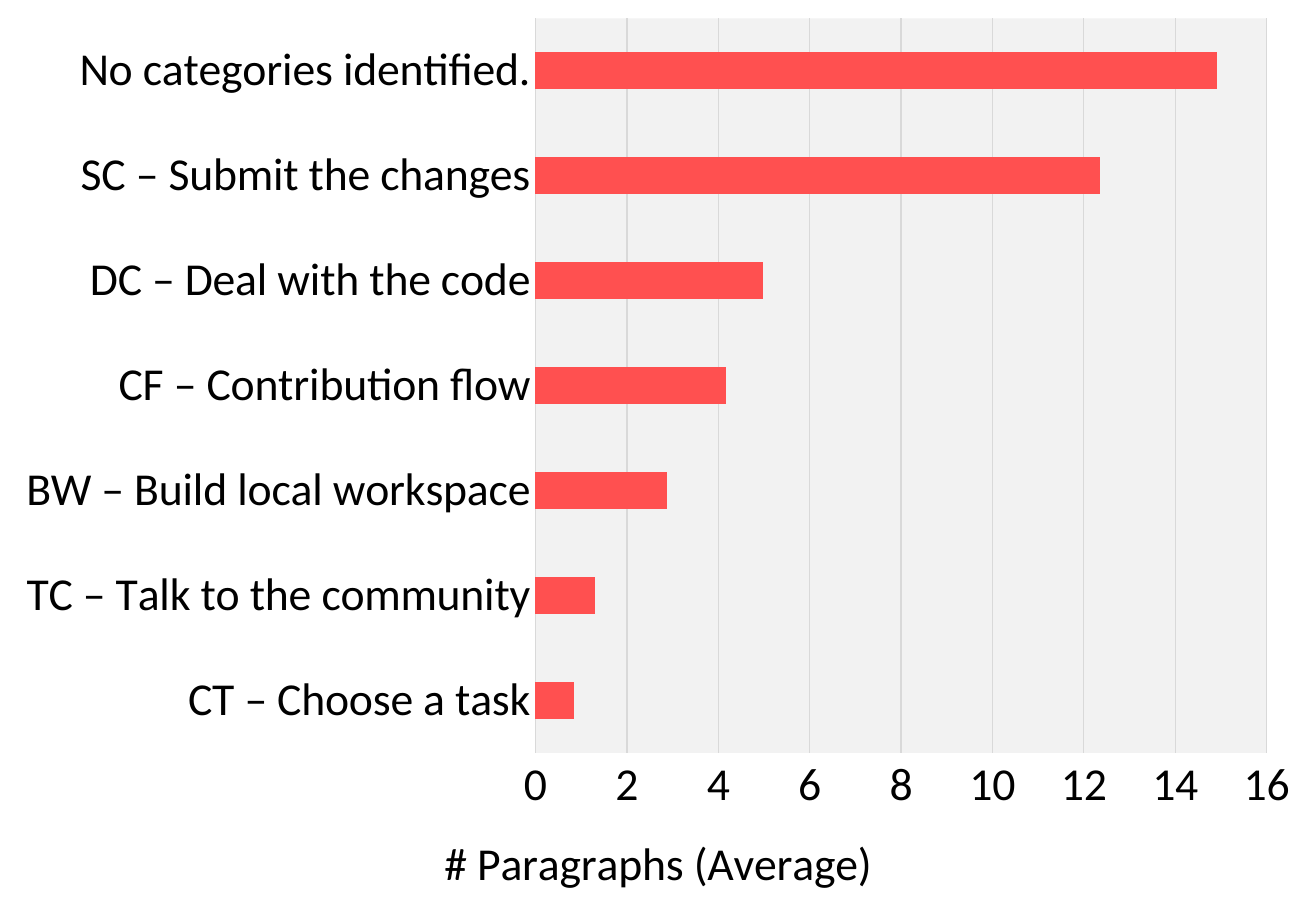
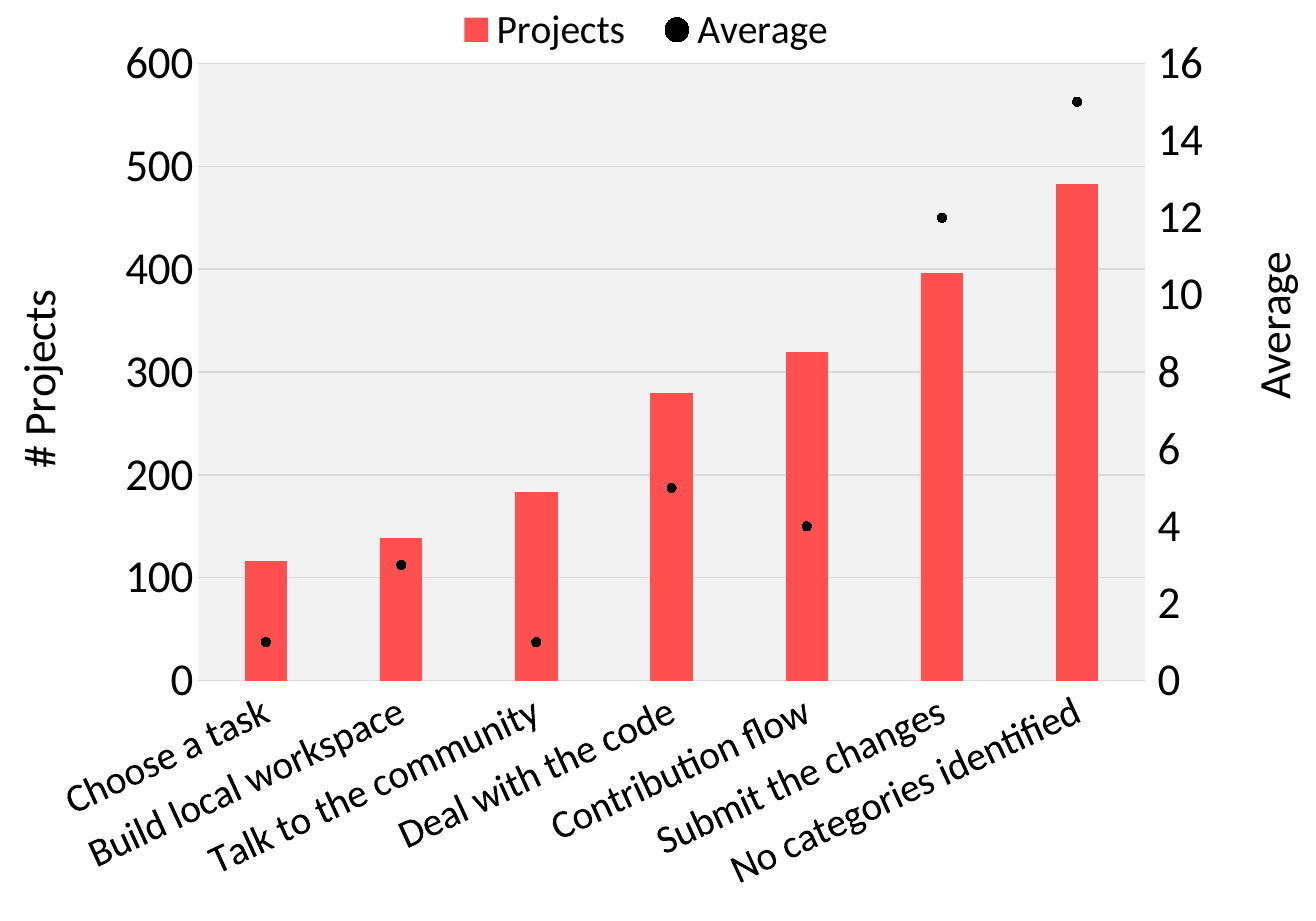
Before and after one commit to igorsteinmacher/REP_I, a slide deck: slide 1 of results/images/average_of_lines.pptx. Drawn at 1316x921 pixels with LibreOffice and Linux fonts; fonts in the diff are those of the drawing. Boxes give left, top, right and bottom in pixels: in the first picture for what was removed or moved away, otherwise in the second. Text is boxed around its words. In the diff, an @@ line names an element or a change of style, - is before the commit and + after.

```diff
--- a/results/images/average_of_lines.pptx
+++ b/results/images/average_of_lines.pptx
@@ bar chart at (x1=0, y1=0, x2=1316, y2=919) @@
@@ bar chart to column chart @@
-categories: CT – Choose a task, TC – Talk to the community, BW – Build local workspace, CF – Contribution flow, DC – Deal with the code, SC – Submit the changes, No categories identified.
+categories: Choose a task, Build local workspace, Talk to the community, Deal with the code, Contribution flow, Submit the changes, No categories identified
-Series 1: 0.8, 1.3, 2.9, 4.2, 5, 12.3, 14.9
+Projects: 120, 140, 180, 280, 320, 400, 480
+Average: 1, 3, 1, 5, 4, 12, 15
@@ value axis title "# Paragraphs (Average) " to "# Projects " @@
@@ legend changed @@
@@ category axis changed @@
@@ second value axis changed @@
@@ bar spacing changed @@
@@ plot area changed @@
```
Also in this commit, not shown: 23 other files.
